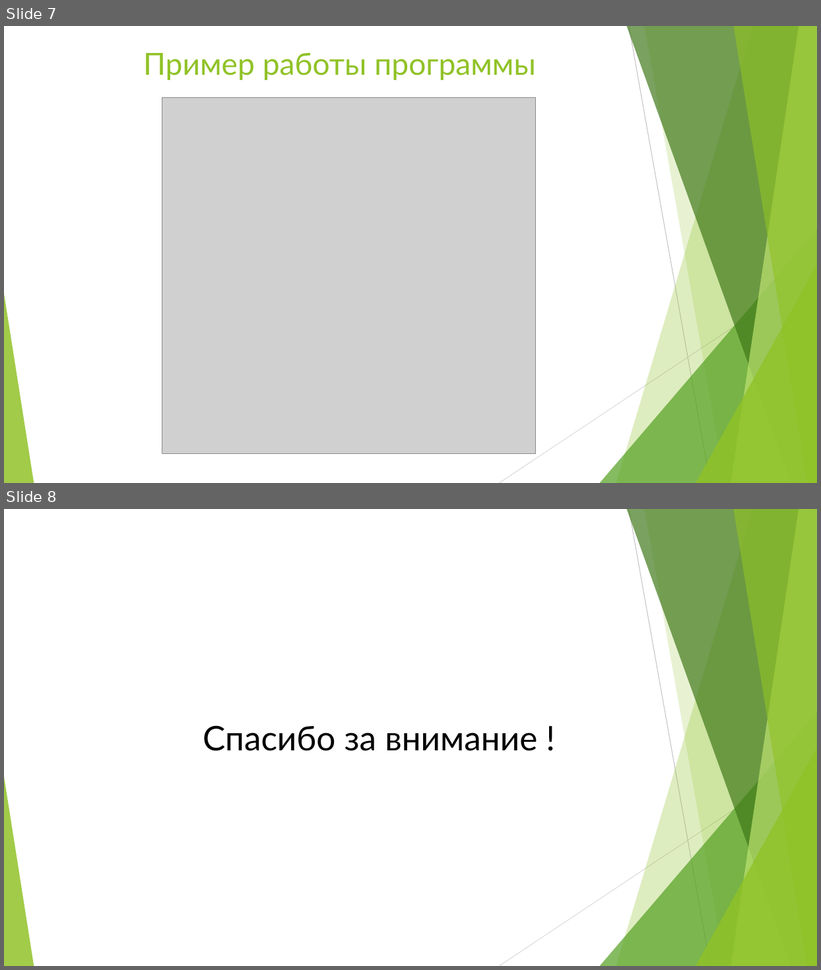
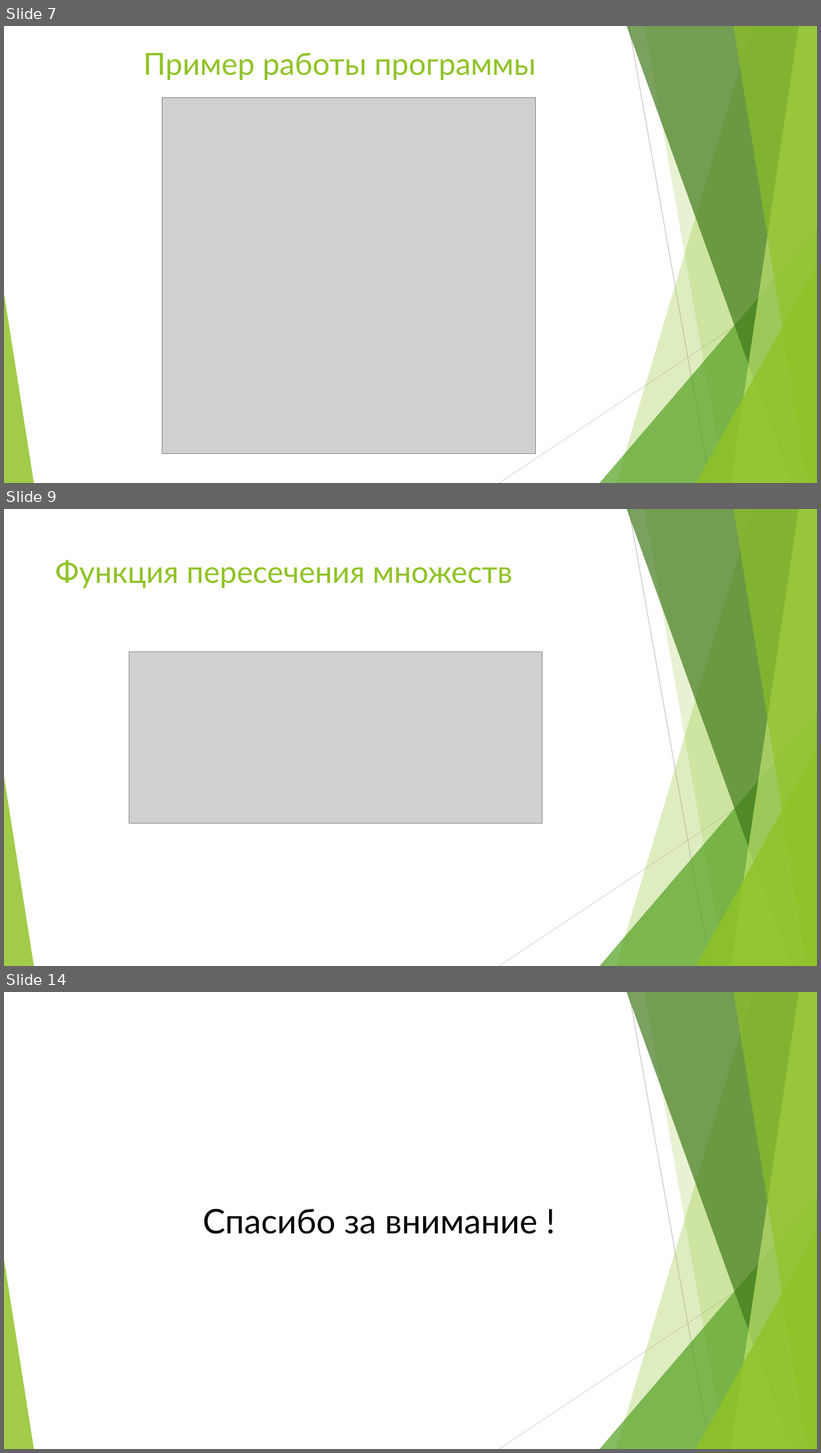
Before and after one commit to prog-kkkmt/p2-17, a slide deck: Презентация Соколов П2-17.pptx. Shown one above the other, each under a label of ours: slides 7 and 8 before the commit, slides 7, 9 and 14 after it; the slides between them are not shown. The pictures are 821x970 and 821x1453 pixels, drawn with LibreOffice and Linux fonts; fonts in the diff are those of the drawing; grey boxes stand for pictures. Boxes give left, top, right and bottom in pixels: in the first picture for what was removed or moved away, otherwise in the second. Text is boxed around its words. In the diff, an @@ line names an element or a change of style, - is before the commit and + after.

```diff
--- a/Презентация Соколов П2-17.pptx
+++ b/Презентация Соколов П2-17.pptx
@@ slide 9 added at (4, 509, 817, 966), background #FFFFFF; not listed: 10 template elements that a slide beside it also shows @@
@@ title added at (55, 560, 513, 588), 36 pt, text #90C226 @@
+Функция пересечения множеств
@@ picture added at (129, 652, 543, 824) @@
@@ what was slide 8 is now slide 14 @@
```
Also in this commit, not shown: 5 other slides added.
